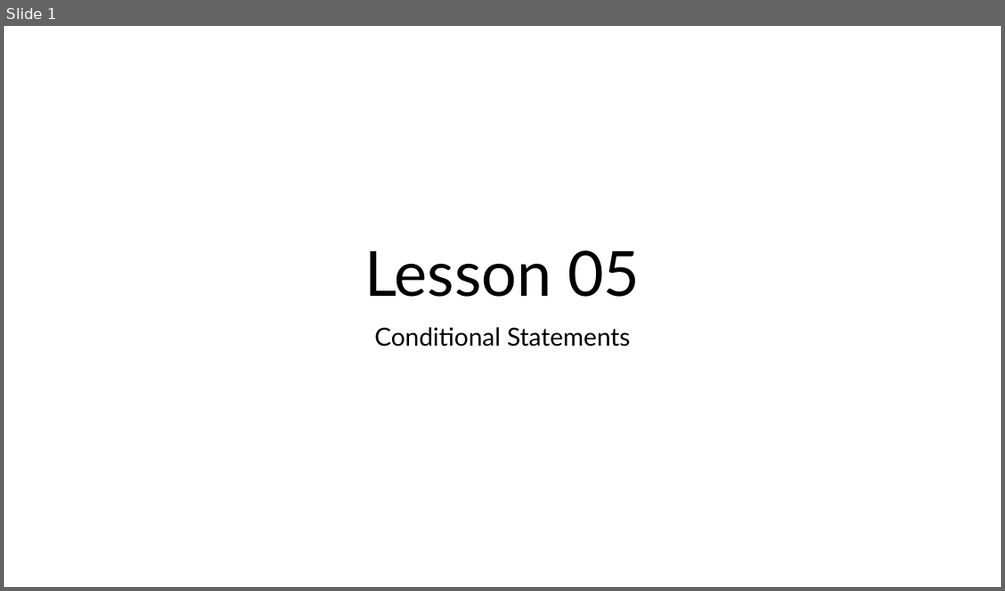
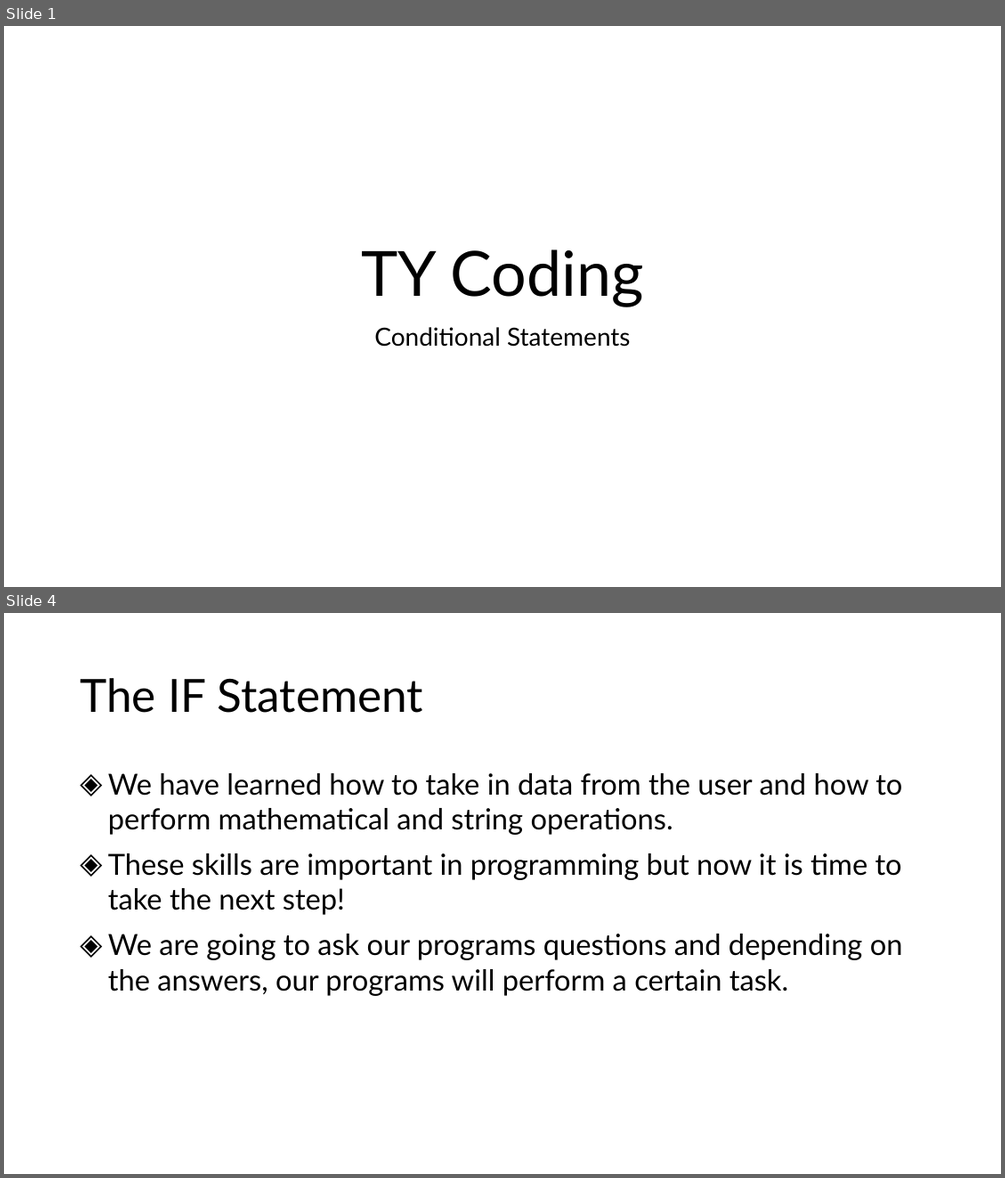
Before and after one commit to JFinnTeacher/TY-Introduction-to-Coding-with-Python, a slide deck: Lesson 05 - Conditional Statements/Teaching Resources/Lesson 05 - Conditional Statements.pptx. Shown one above the other, each under a label of ours: slide 1 before the commit, slides 1 and 4 after it; the slides between them are not shown. The pictures are 1005x591 and 1005x1178 pixels, drawn with LibreOffice and Linux fonts; fonts in the diff are those of the drawing; background and template pictures are left out. Boxes give left, top, right and bottom in pixels: in the first picture for what was removed or moved away, otherwise in the second. Text is boxed around its words. In the diff, an @@ line names an element or a change of style, - is before the commit and + after.

```diff
--- a/Lesson 05 - Conditional Statements/Teaching Resources/Lesson 05 - Conditional Statements.pptx
+++ b/Lesson 05 - Conditional Statements/Teaching Resources/Lesson 05 - Conditional Statements.pptx
@@ slide 4 added at [4,613,1001,1174], background #FFFFFF @@
@@ title added at [80,678,424,713], 44 pt, text #000000 @@
+The IF Statement
@@ text added at [108,773,903,996], 28 pt, text #000000 @@
+◈ We have learned how to take in data from the user and how to perform mathematical and string operations.
+◈ These skills are important in programming but now it is time to take the next step!
+◈ We are going to ask our programs questions and depending on the answers, our programs will perform a certain task.
@@ slide 1 changed as well @@
@@ title at [361,249,643,307]: text changed @@
-Lesson 05
+TY Coding
```
Also in this commit, not shown: 12 other slides added, 9 other files.
